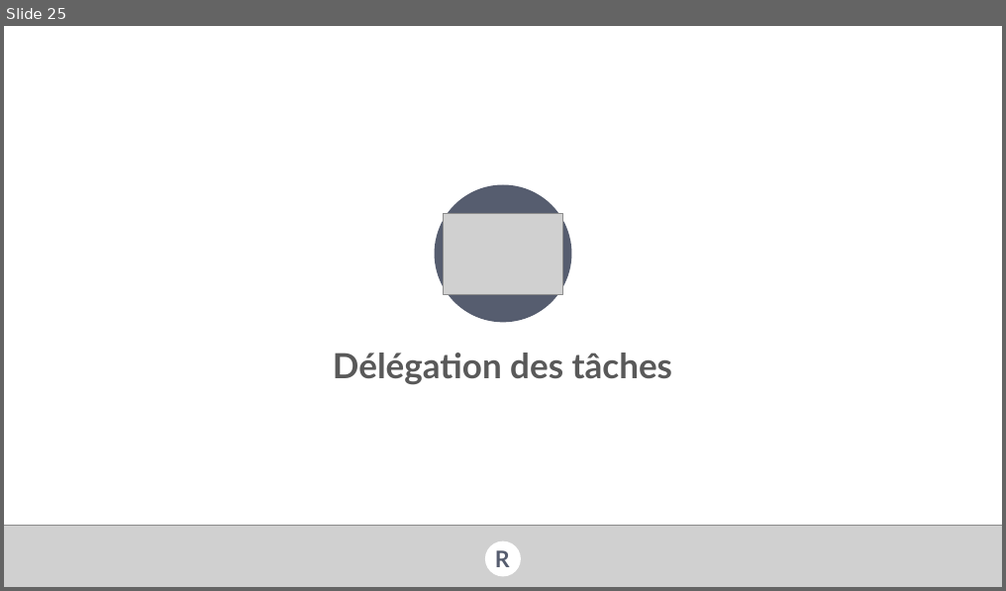
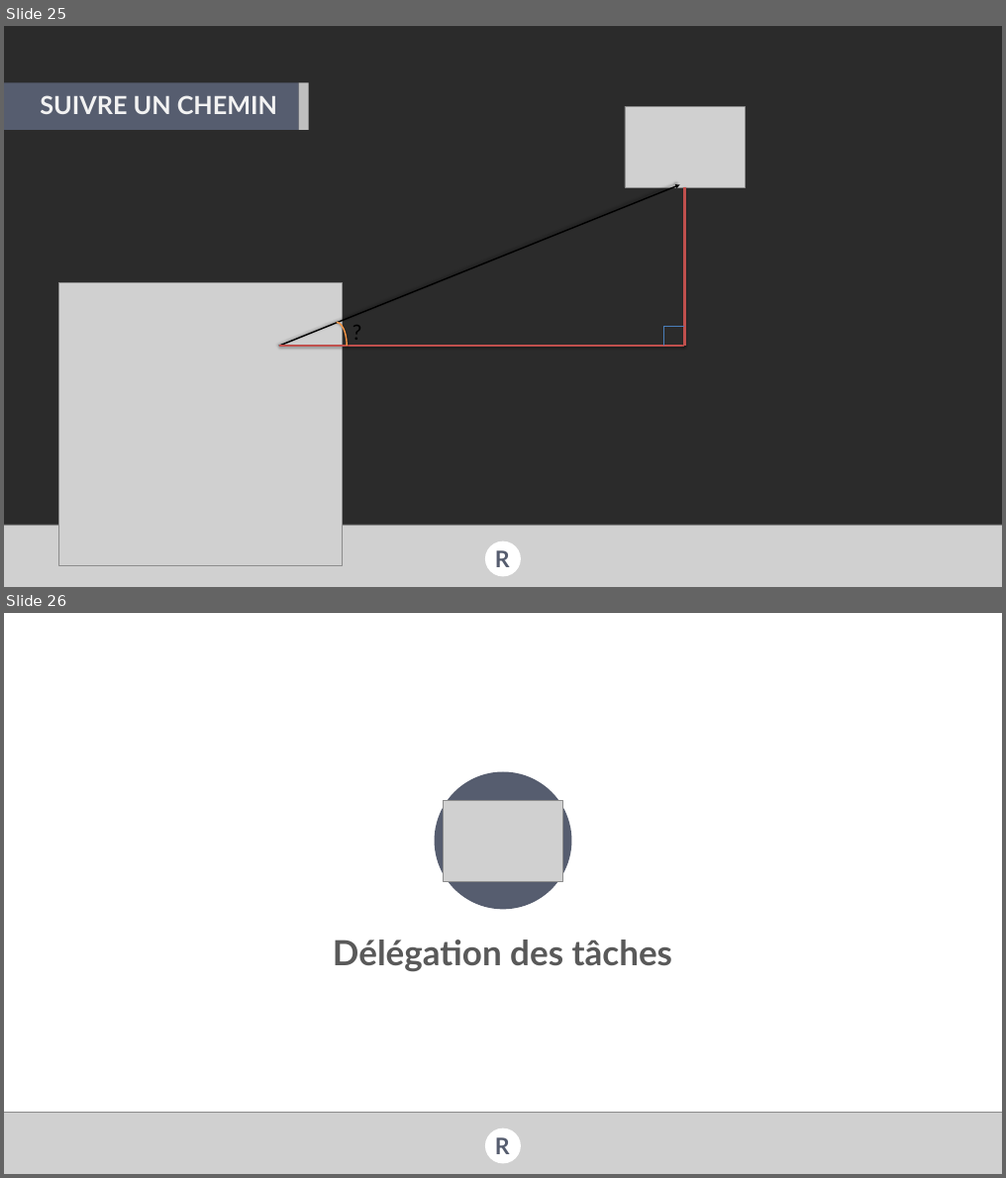
Before and after one commit to val92130/RSmart, a slide deck: Docs/Forum PI/RSmart presentation forum PI .pptx. Shown one above the other, each under a label of ours: slide 25 before the commit, slides 25 and 26 after it. The pictures are 1006x591 and 1006x1178 pixels, drawn with LibreOffice and Linux fonts; fonts in the diff are those of the drawing; grey boxes stand for pictures; background and template pictures are left out; a plain dark background stands for a picture behind light text. Boxes give left, top, right and bottom in pixels: in the first picture for what was removed or moved away, otherwise in the second. Text is boxed around its words. In the diff, an @@ line names an element or a change of style, - is before the commit and + after.

```diff
--- a/Docs/Forum PI/RSmart presentation forum PI .pptx
+++ b/Docs/Forum PI/RSmart presentation forum PI .pptx
@@ slide 25 added at (4, 26, 1002, 587), background picture (left out) @@
@@ rectangle added at (4, 82, 299, 130), fill #565D6F @@
@@ rectangle added at (299, 82, 309, 130), fill #BFBFBF @@
@@ text added at (40, 95, 277, 114), 36 pt, text #F2F2F2, bold @@
+SUIVRE UN CHEMIN
@@ picture added at (625, 106, 745, 187) @@
@@ arrow added from (279, 346) to (680, 185), #000000 2 pt @@
@@ line added from (684, 346) to (684, 187), #C0504D 3 pt @@
@@ picture added at (58, 283, 342, 566) @@
@@ arc (boxed as its full ellipse) added at (327, 322, 347, 370), outline #F79646 2 pt @@
@@ text added at (347, 316, 367, 349), 32 pt, text #000000 @@
+?
@@ line added from (279, 346) to (684, 346), #C0504D 3 pt @@
@@ line added from (664, 326) to (684, 326), #4B7EBC 0.75 pt @@
@@ line added from (664, 326) to (664, 346), #4B7EBC 0.75 pt @@
@@ picture added at (4, 525, 1002, 587) @@
@@ ellipse added at (485, 542, 521, 576), fill #FFFFFF @@
@@ text added at (495, 551, 510, 568), 33 pt, text #565D6F, bold @@
+R
@@ what was slide 25 is now slide 26 @@
```
Also in this commit, not shown: 5 slides changed, 6 other slides added, 19 slides removed, 2 other files.
